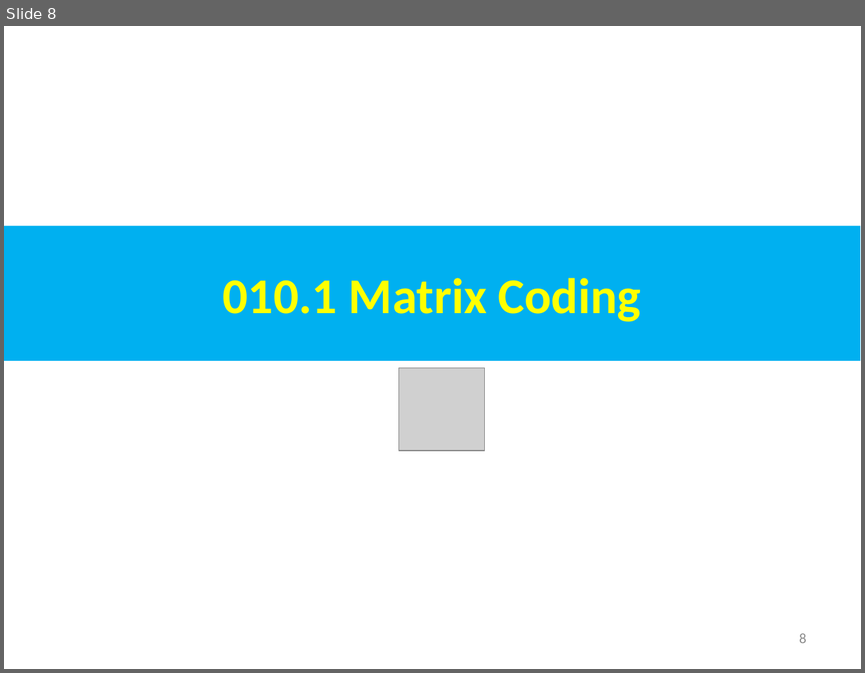
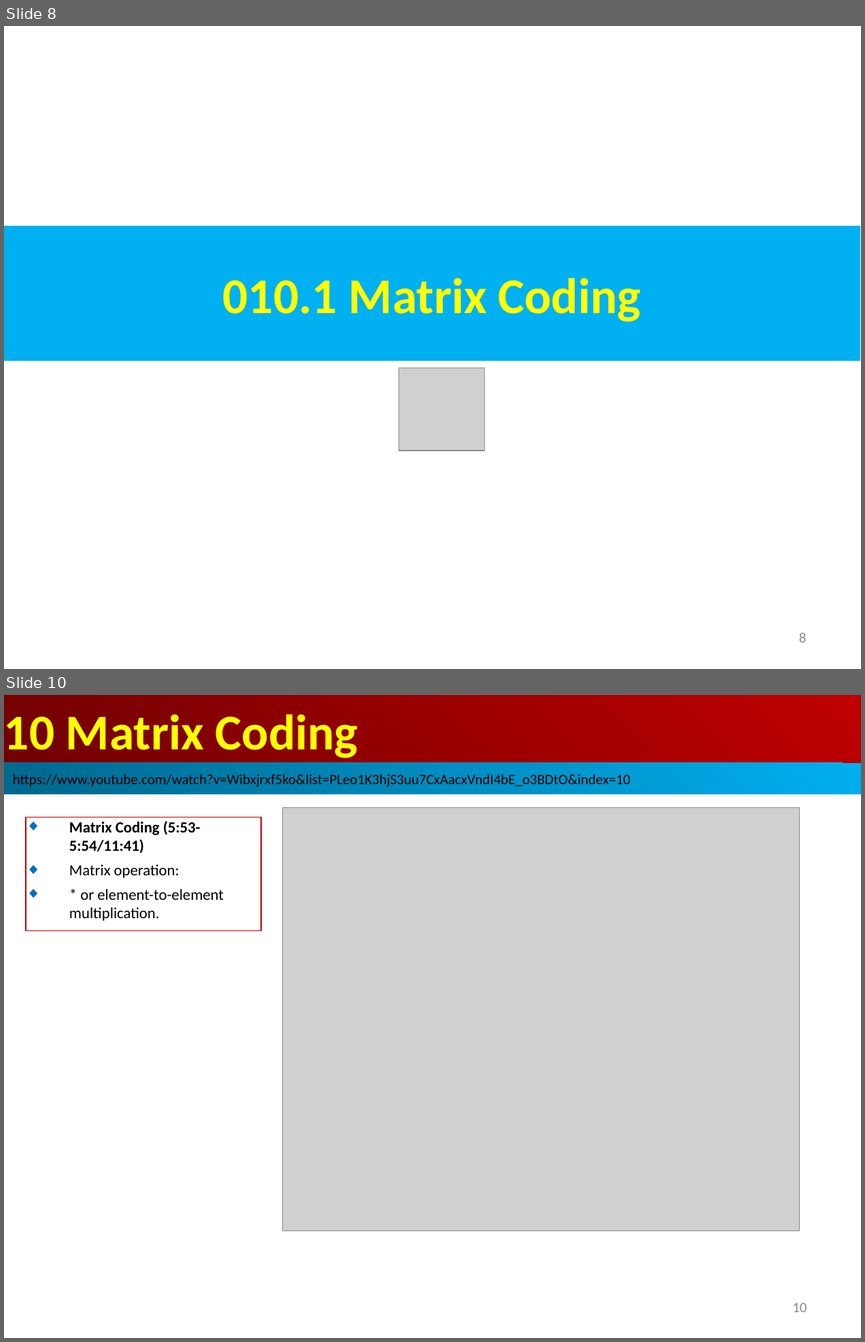
Before and after one commit to peterhchen/AIU_CS512_DL, a slide deck: 000_Lecture_Project/week02/01_Lecture/10_Matrix.ppt. Shown one above the other, each under a label of ours: slide 8 before the commit, slides 8 and 10 after it; the slides between them are not shown. The pictures are 865x673 and 865x1342 pixels, drawn with LibreOffice and Linux fonts; fonts in the diff are those of the drawing; grey boxes stand for pictures. Boxes give left, top, right and bottom in pixels: in the first picture for what was removed or moved away, otherwise in the second. Text is boxed around its words. In the diff, an @@ line names an element or a change of style, - is before the commit and + after.

Commit message:
Matrix @ vs. *
Matrix @ (dot product) vs. * (element-to-element multiplication)

```diff
--- a/000_Lecture_Project/week02/01_Lecture/10_Matrix.ppt
+++ b/000_Lecture_Project/week02/01_Lecture/10_Matrix.ppt
@@ slide 10 added at (4, 695, 861, 1338), background #FFFFFF @@
@@ rectangle added at (4, 695, 861, 764), fill gradient #BF0000 to #710000, 42 pt, text #FFFF00, bold @@
+10 Matrix Coding
@@ rectangle added at (4, 763, 861, 794), fill gradient #00AFEF to #00688E, 12 pt, text #000000 @@
+https://www.youtube.com/watch?v=Wibxjrxf5ko&list=PLeo1K3hjS3uu7CxAacxVndI4bE_o3BDtO&index=10
@@ rectangle added at (26, 817, 261, 930), outline #C00000 0.74 pt, 13 pt, text #000000 @@
+◆ Matrix Coding (5:53-5:54/11:41)
+◆ Matrix operation:
+◆ * or element-to-element multiplication.
@@ picture added at (283, 807, 799, 1231) @@
@@ page number added at (792, 1302, 806, 1312), 12 pt, text #8B8B8B @@
+10
```
Also in this commit, not shown: 1 slide changed, 1 other slide added.
